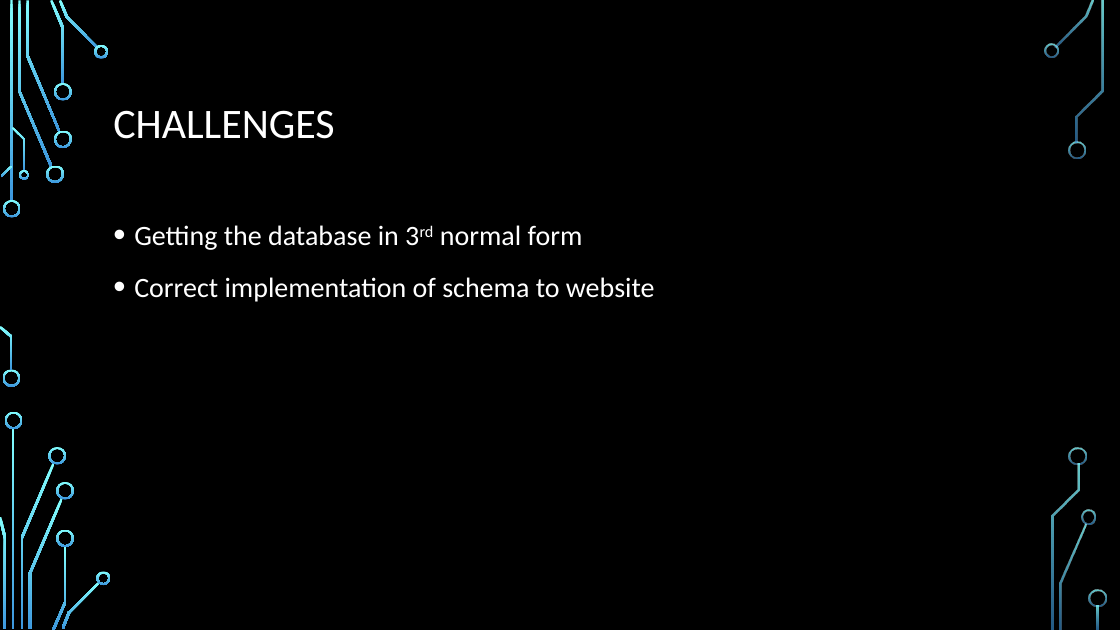
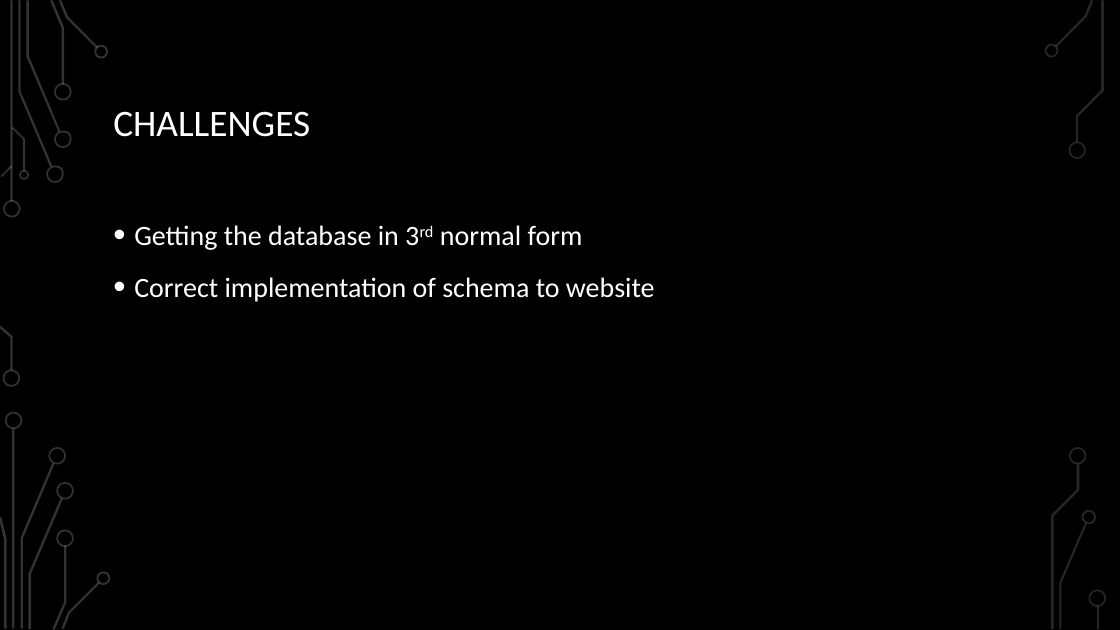
Before and after one commit to cylissama/dbms_project, a slide deck: slide 7 of DBMS_PROJECT.pptx. Drawn at 1120x630 pixels with LibreOffice and Linux fonts; fonts in the diff are those of the drawing; background and template pictures are left out. Boxes give left, top, right and bottom in pixels: in the first picture for what was removed or moved away, otherwise in the second. Text is boxed around its words. In the diff, an @@ line names an element or a change of style, - is before the commit and + after.

```diff
--- a/DBMS_PROJECT.pptx
+++ b/DBMS_PROJECT.pptx
@@ rectangle added at <box>0,0,1120,630</box>, fill #000000 @@
@@ title "CHALLENGES" at <box>113,111,310,137</box>: size 36 to 32 pt @@
@@ group added at <box>0,0,111,630</box>: 24 freeform shapes, 2 rectangles @@
@@ group removed at <box>3,44,1107,628</box>: 19 freeform shapes @@
@@ group added at <box>1044,0,1107,629</box>: 9 freeform shapes, 1 rectangle @@
```
Also in this commit, not shown: 2 other slides changed.
